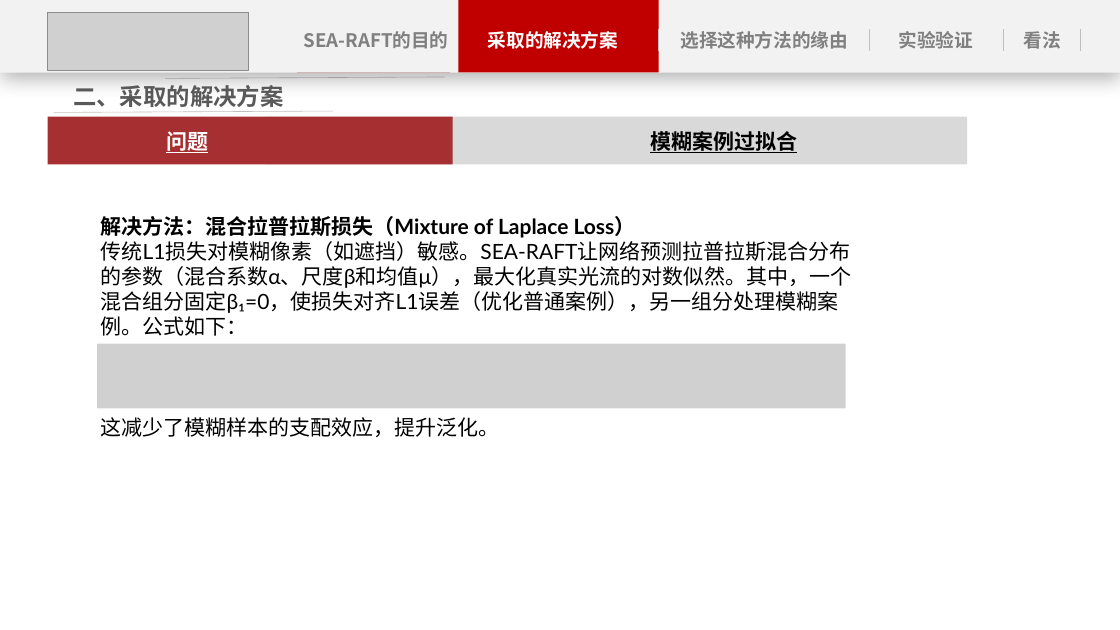
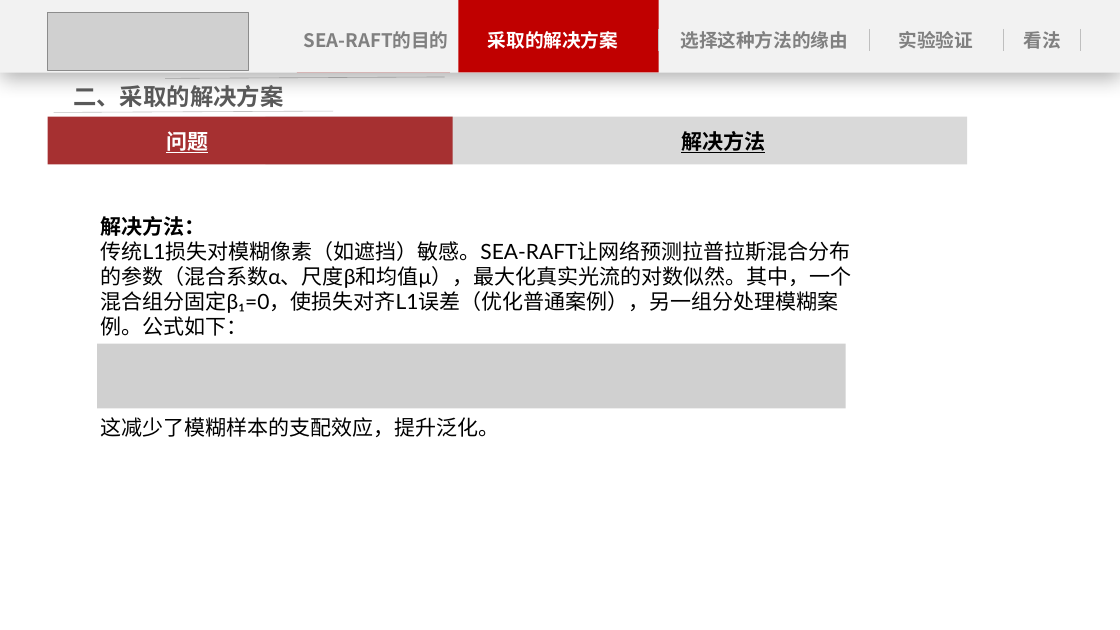
Before and after one commit to miheyou/RAFT_SCU, a slide deck: slide 7 of 11.4小组汇报(真).pptx. Drawn at 1120x630 pixels with LibreOffice and Linux fonts; fonts in the diff are those of the drawing; grey boxes stand for pictures; background and template pictures are left out. Boxes give left, top, right and bottom in pixels: in the first picture for what was removed or moved away, otherwise in the second. Text is boxed around its words. In the diff, an @@ line names an element or a change of style, - is before the commit and + after.

```diff
--- a/11.4小组汇报(真).pptx
+++ b/11.4小组汇报(真).pptx
@@ text at bbox=[681, 131, 765, 153]: text changed @@
-模糊案例过拟合
+解决方法
@@ text at bbox=[101, 216, 206, 236]: text changed @@
-解决方法：混合拉普拉斯损失（Mixture of Laplace Loss）
+解决方法：
```
Also in this commit, not shown: 3 other slides changed, 3 slides added.
